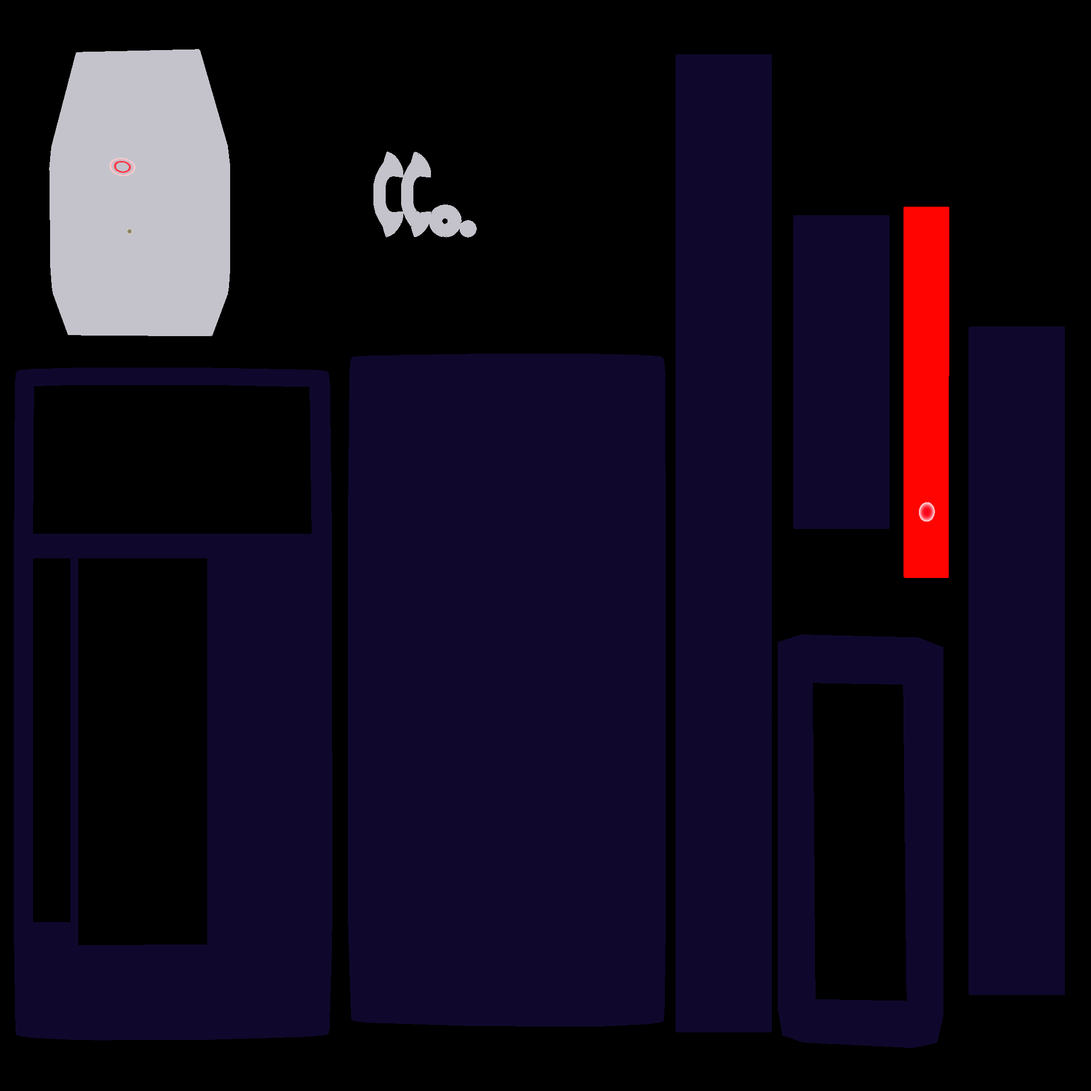
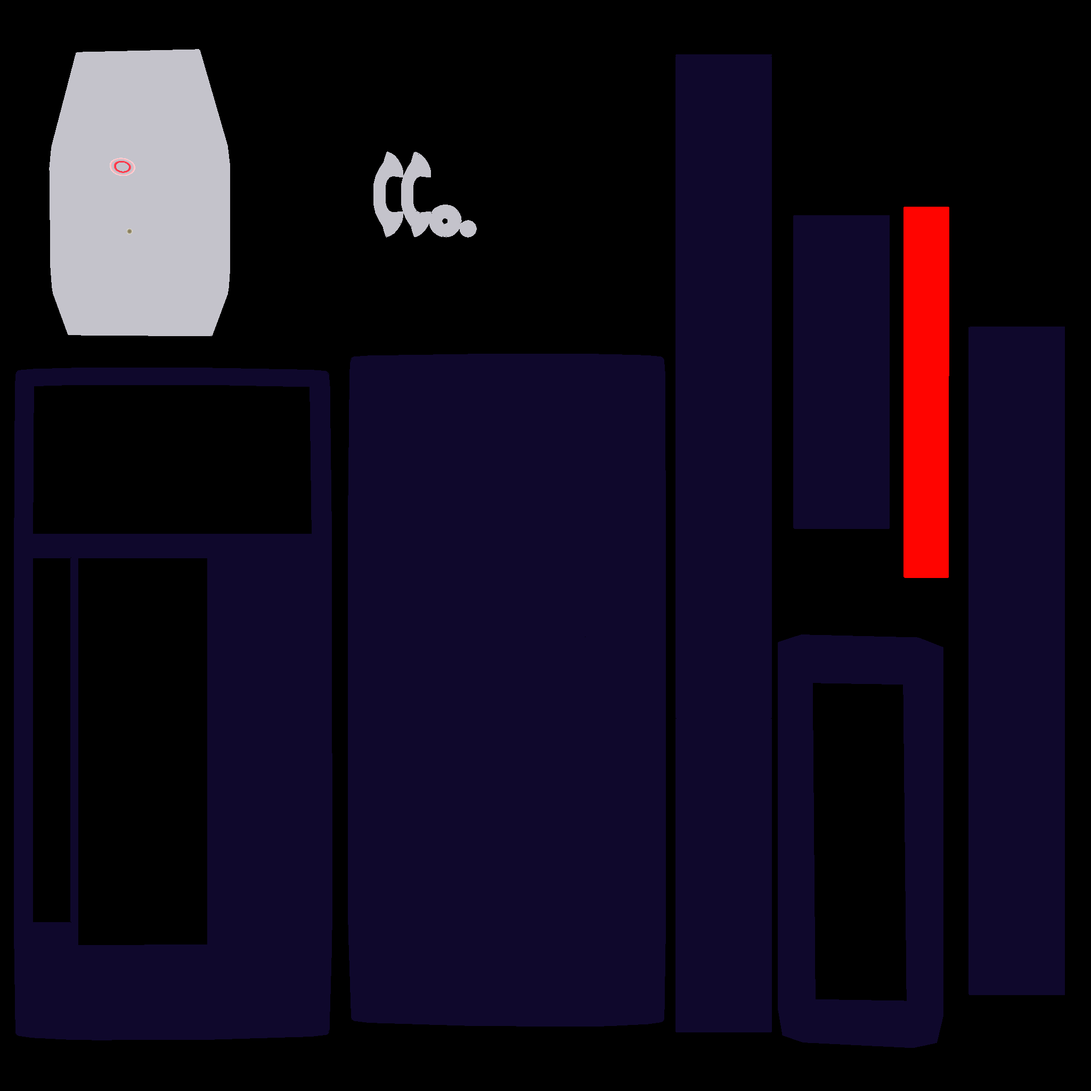
Revision of a layered w=1091, h=1091 image; what changed, layer by layer:
painted on "Layer 1" over [919, 502, 936, 522]
